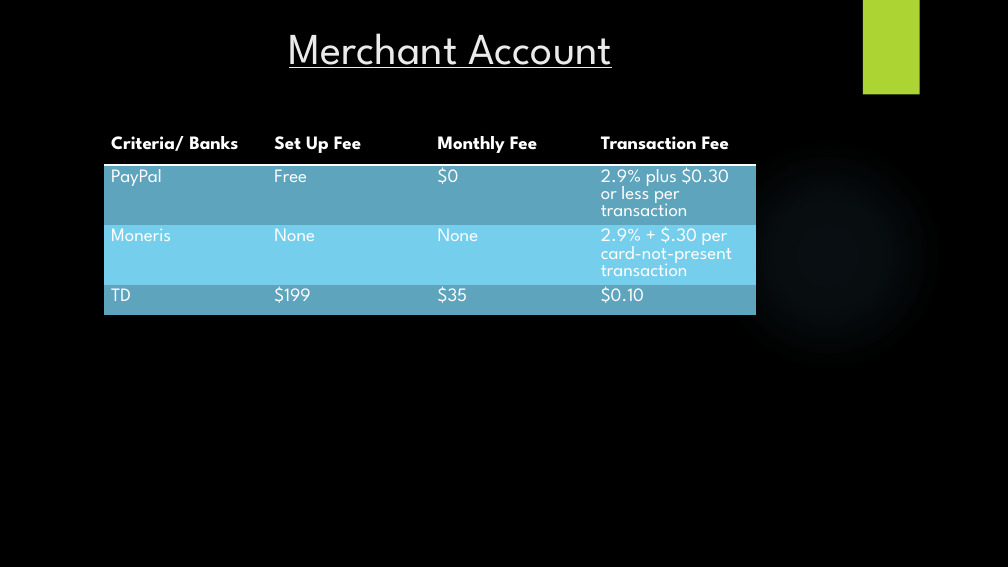
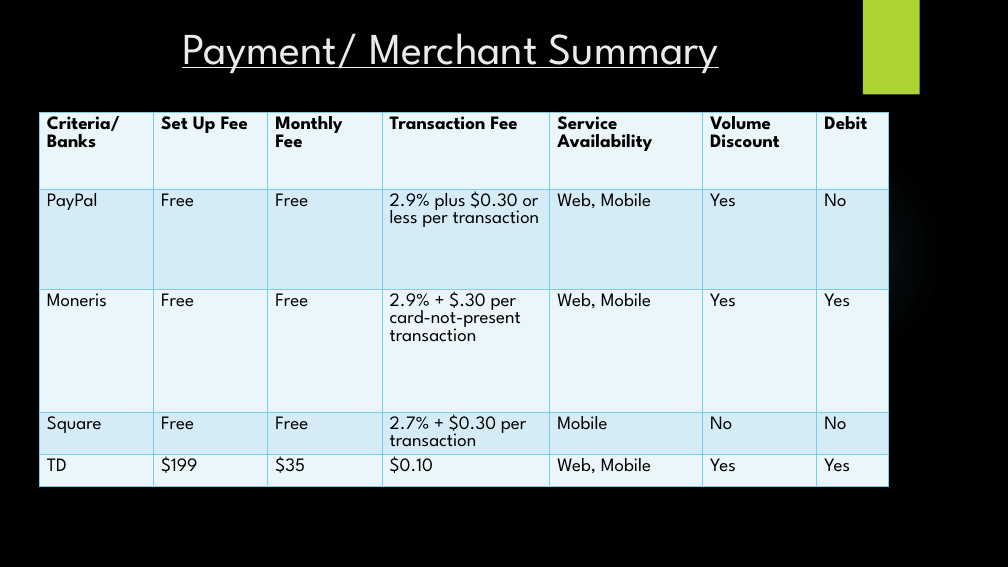
Before and after one commit to SAIT-OOSD-Team4/Group-Project, a slide deck: slide 13 of km3/KM3.pptx (slide 10 before the commit). Drawn at 1008x567 pixels with LibreOffice and Linux fonts; fonts in the diff are those of the drawing; background and template pictures are left out. Boxes give left, top, right and bottom in pixels: in the first picture for what was removed or moved away, otherwise in the second. Text is boxed around its words. In the diff, an @@ line names an element or a change of style, - is before the commit and + after.

Commit message:
Updated Presentation

```diff
--- a/km3/KM3.pptx
+++ b/km3/KM3.pptx
@@ title at bbox=[182, 33, 719, 73]: text changed @@
-Merchant Account
+Payment/ Merchant Summary
@@ table at bbox=[39, 113, 889, 497] @@
-Criteria/ Banks | Set Up Fee | Monthly Fee | Transaction Fee
-PayPal | Free | $0 | 2.9% plus $0.30 or less per transaction
-Moneris | None | None | 2.9% + $.30 per card-not-present transaction
-TD | $199 | $35 | $0.10
+Criteria/ Banks | Set Up Fee | Monthly Fee | Transaction Fee | Service Availability | Volume Discount | Debit
+PayPal | Free | Free | 2.9% plus $0.30 or less per transaction | Web, Mobile | Yes | No
+Moneris | Free | Free | 2.9% + $.30 per card-not-present transaction | Web, Mobile | Yes | Yes
+Square | Free | Free | 2.7% + $0.30 per transaction | Mobile | No | No
+TD | $199 | $35 | $0.10 | Web, Mobile | Yes | Yes
@@ table: place and size @@
-table at bbox=[104, 132, 757, 370]
+table at bbox=[39, 113, 889, 497]
```
Also in this commit, not shown: 5 slides added, 1 slide removed.
